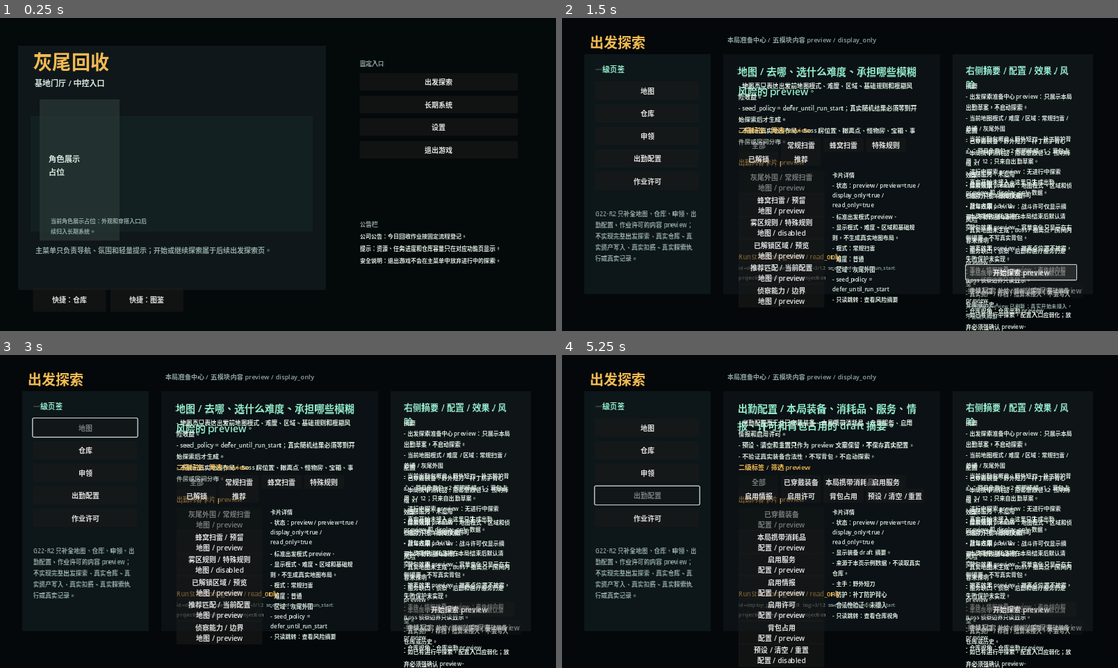
Above: before the commit, frames 1-4 (two rows, left to right).
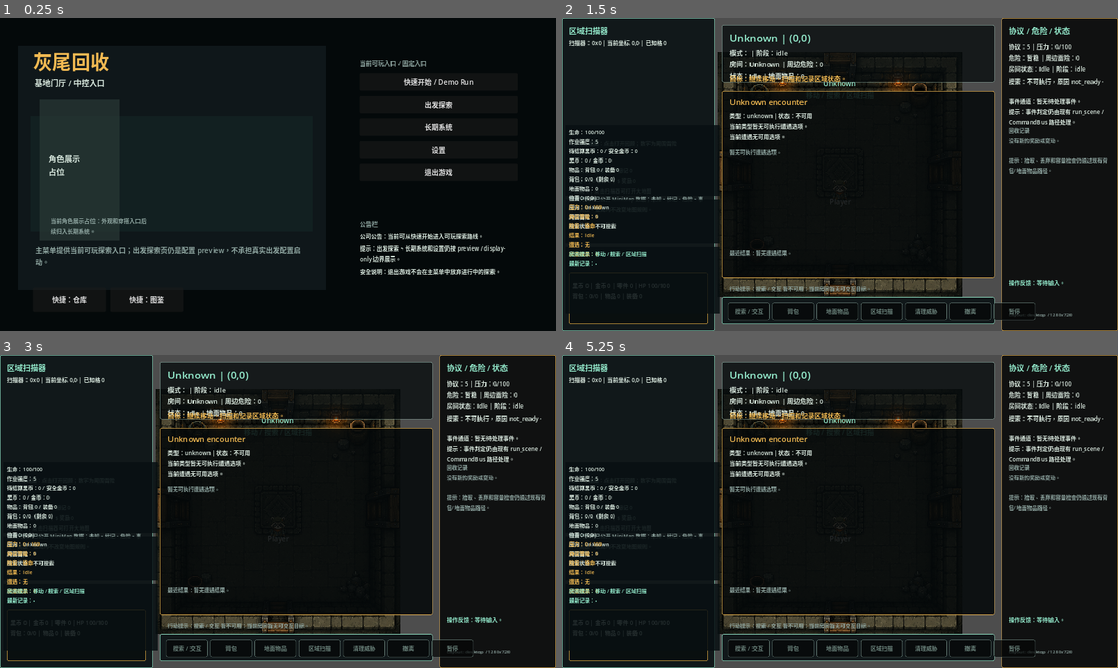
Above: after the commit, the same moments.

Repository: yanoutrageous/Game1
Game: Godot game, scene res://scenes/main/main.tscn
Same seed, same stepped clock (60 frames per second), same inputs: the game is played once before the commit and once after it.
Inputs (mouse positions are in pixels of both pictures, inside the frame that each line leads up to):
- Up to frame 1 (0.25 s): no input
- Up to frame 2 (1.5 s): click (1001, 80) at 0.5 s, where only the run after the commit has a clickable "快速开始 / Demo Run"; click (1023, 271) at 1.25 s, where only the run before the commit has a clickable "开始探索 preview"
- Up to frame 3 (3 s): click (461, 608) at 2 s, where only the run before the commit has a clickable "开始探索 preview"; click (83, 426) at 2.75 s, where only the run before the commit has a clickable "地图"
- Up to frame 4 (5.25 s): click (645, 448) at 3.5 s, where only the run before the commit has a clickable "仓库"; click (645, 473) at 4.25 s, where only the run before the commit has a clickable "申领"; click (645, 495) at 5 s, where only the run before the commit has a clickable "出勤配置"

The runs differ from the first frame. In frame 1, 2.6% of the frame differs, in the area x 6-91%, y 13-83%; in frame 2, 26%, in the area x 0-100%, y 0-100%; in frame 3, 26%; in frame 4, 26%.

Commit message:
feat(godot): stabilize UI structure and playable route

Diff:
--- a/Godot/GraytailGodot/scripts/ui/app_shell/app_shell.gd
+++ b/Godot/GraytailGodot/scripts/ui/app_shell/app_shell.gd
@@ -27,7 +27,7 @@
 	settings_page = _build_placeholder_page(
 		"SettingsPlaceholderPage",
 		"设置",
-		"设置页 route 已建立；完整设置系统后置。\n\n当前固定分辨率设置仍由既有 G13 设置链路保留，G17 不迁移偏好持久化。"
+		"当前仅为设置入口占位，完整设置系统未实现。\n\n本页不读取配置、不写入偏好、不改变分辨率。"
 	)
 	_build_exit_confirm_layer()
 	show_main()
@@ -116,7 +116,7 @@
 	_add_color_rect(page, "%sBackdrop" % page_name, Rect2(0, 0, 1280, 720), Color(0.020, 0.040, 0.048, 1.0))
 	_add_label(page, "%sTitle" % page_name, Rect2(80, 86, 620, 52), title, 34, PresentationTheme.color_for_key(&"ui.accent"))
 	_add_label(page, "%sBody" % page_name, Rect2(84, 166, 720, 180), body, 18, PresentationTheme.text_color())
-	_add_label(page, "%sBoundary" % page_name, Rect2(84, 382, 820, 110), "边界：本页目前只验证 AppShell / NavigationIntent / PageRouter 路径。具体配置、资源、长期数据和开局行为后置。", 15, PresentationTheme.color_for_key(&"ui.muted"))
+	_add_label(page, "%sBoundary" % page_name, Rect2(84, 382, 820, 110), "边界：设置入口只保留 route 占位。真实设置系统、持久化、资源配置和偏好保存后置。", 15, PresentationTheme.color_for_key(&"ui.muted"))
 	_add_button(page, "%sBackButton" % page_name, Rect2(84, 548, 180, 44), "返回主菜单", func() -> void: show_main())
 	return page
 
@@ -176,7 +176,7 @@
 
 
 func _on_deploy_start_intent_requested(_intent: Dictionary) -> void:
-	# G18-R3 keeps deploy start as a preview-only public intent.
+	# DeployPrep remains preview-only; use main menu quick start for the current playable route.
 	pass
 
 
@@ -238,6 +238,7 @@
 	label.offset_right = rect.position.x + rect.size.x
 	label.offset_bottom = rect.position.y + rect.size.y
 	label.autowrap_mode = TextServer.AUTOWRAP_WORD_SMART
+	label.clip_text = true
 	label.add_theme_color_override("font_color", color)
 	label.add_theme_font_size_override("font_size", font_size)
 	parent.add_child(label)
--- a/Godot/GraytailGodot/scripts/ui/app_shell/navigation_intent.gd
+++ b/Godot/GraytailGodot/scripts/ui/app_shell/navigation_intent.gd
@@ -59,6 +59,20 @@
 	return make(TARGET_LONG_TERM, source, long_term_payload)
 
 
+static func make_run(source: StringName = &"unknown", payload: Dictionary = {}) -> Dictionary:
+	var run_payload := {
+		"entry_id": StringName(payload.get("entry_id", &"quick_start_demo")),
+		"entry_label": String(payload.get("entry_label", "快速开始 / Demo Run")),
+		"source_page": StringName(payload.get("source_page", source)),
+		"playable_route": true,
+		"preview_only": false,
+	}
+	for key in payload.keys():
+		if not run_payload.has(key):
+			run_payload[key] = payload[key]
+	return make(TARGET_RUN, source, run_payload)
+
+
 static func target(intent: Dictionary) -> StringName:
 	return StringName(intent.get("target", TARGET_MAIN_MENU))
 
--- a/Godot/GraytailGodot/scripts/ui/deploy_prep/deploy_prep_model.gd
+++ b/Godot/GraytailGodot/scripts/ui/deploy_prep/deploy_prep_model.gd
@@ -93,7 +93,7 @@
 	return {
 		"start": {
 			"label": "开始探索 preview",
-			"tooltip": "只刷新 DeployConfig / RunStartConfig preview；真实开始探索未接入。",
+			"tooltip": "只刷新 DeployConfig / RunStartConfig preview；完整出发配置启动未接入。当前可玩探索请从主菜单快速开始进入。",
 			"disabled": run_active,
 			"preview": true,
 			"display_only": true,
--- a/Godot/GraytailGodot/scripts/ui/deploy_prep/deploy_prep_shell.gd
+++ b/Godot/GraytailGodot/scripts/ui/deploy_prep/deploy_prep_shell.gd
@@ -17,6 +17,8 @@
 var tab_body_label: Label
 var filter_heading_label: Label
 var card_heading_label: Label
+var card_scroll: ScrollContainer
+var card_list_container: VBoxContainer
 var detail_label: Label
 var summary_label: Label
 var config_label: Label
@@ -70,6 +72,8 @@
 	tab_body_label = null
 	filter_heading_label = null
 	card_heading_label = null
+	card_scroll = null
+	card_list_container = null
 	detail_label = null
 	summary_label = null
 	config_label = null
@@ -119,7 +123,19 @@
 	tab_body_label = _add_label(self, "DeployTabBody", Rect2(406, 144, 414, 92), "", 14, PresentationTheme.text_color())
 	filter_heading_label = _add_label(self, "DeployFilterHeading", Rect2(406, 246, 420, 24), "二级标签 / 筛选 preview", 15, PresentationTheme.color_for_key(&"ui.warning"))
 	card_heading_label = _add_label(self, "DeployCardHeading", Rect2(406, 320, 420, 24), "出勤内容卡片 preview", 15, PresentationTheme.color_for_key(&"ui.warning"))
-	detail_label = _add_label(self, "DeployCardDetail", Rect2(622, 350, 214, 174), "", 13, PresentationTheme.text_color())
+	card_scroll = ScrollContainer.new()
+	card_scroll.name = "DeployCardScroll"
+	card_scroll.offset_left = 406.0
+	card_scroll.offset_top = 350.0
+	card_scroll.offset_right = 604.0
+	card_scroll.offset_bottom = 520.0
+	card_scroll.clip_contents = true
+	add_child(card_scroll)
+	card_list_container = VBoxContainer.new()
+	card_list_container.name = "DeployCardList"
+	card_list_container.add_theme_constant_override("separation", 6)
+	card_scroll.add_child(card_list_container)
+	detail_label = _add_label(self, "DeployCardDetail", Rect2(622, 350, 214, 170), "", 13, PresentationTheme.text_color())
 	_add_label(self, "DeployConfigPreviewHeading", Rect2(406, 538, 390, 24), "RunStartConfig draft / read_only", 15, PresentationTheme.color_for_key(&"ui.warning"))
 	preview_label = _add_label(self, "DeployConfigPreview", Rect2(406, 566, 420, 42), "", 12, PresentationTheme.color_for_key(&"ui.muted"))
 
@@ -154,10 +170,10 @@
 	_refresh_card_buttons()
 	_refresh_detail()
 	var preview := _preview()
-	summary_label.text = _section_text("摘要", _array_from(preview, "summary"))
-	config_label.text = _section_text("配置", _array_from(preview, "config"))
-	effect_label.text = _section_text("效果", _array_from(preview, "effect"))
-	risk_label.text = _section_text("风险", _array_from(preview, "risk"))
+	summary_label.text = _section_text("摘要", _array_from(preview, "summary"), 3)
+	config_label.text = _section_text("配置", _array_from(preview, "config"), 3)
+	effect_label.text = _section_text("效果", _array_from(preview, "effect"), 3)
+	risk_label.text = _section_text("风险", _array_from(preview, "risk"), 4)
 	preview_label.text = _run_start_preview_text(DeployConfigScript.build_run_start_config(_config()))
 	_refresh_actions()
 
@@ -188,10 +204,12 @@
 func _refresh_card_buttons() -> void:
 	for button in card_buttons:
 		if button != null:
-			remove_child(button)
+			if button.get_parent() != null:
+				button.get_parent().remove_child(button)
 			button.queue_free()
 	card_buttons.clear()
-	var y := 350.0
+	if card_list_container == null:
+		return
 	var selected_card := StringName(current_model.get("selected_card", &""))
 	for raw_card in _array_from(current_model, "visible_cards"):
 		if raw_card is Dictionary:
@@ -199,10 +217,16 @@
 			var card_id := StringName(card.get("id", &""))
 			var label := "%s\n%s / %s" % [String(card.get("title", card_id)), String(card.get("category", "")), String(card.get("state", &"preview"))]
 			var captured_card := card_id
-			var button := _add_button(self, "DeployCard_%s" % String(card_id), Rect2(406, y, 198, 46), label, func() -> void: _on_card_pressed(captured_card))
+			var button := Button.new()
+			button.name = "DeployCard_%s" % String(card_id)
+			button.text = label
+			button.tooltip_text = String(card.get("summary", ""))
+			button.custom_minimum_size = Vector2(180, 44)
+			button.clip_text = true
+			button.pressed.connect(func() -> void: _on_card_pressed(captured_card))
+			card_list_container.add_child(button)
 			button.disabled = card_id == selected_card
 			card_buttons.append(button)
-			y += 52.0
 
 
 func _refresh_detail() -> void:
@@ -225,7 +249,7 @@
 	var links := _array_from(detail, "link_preview")
 	if not links.is_empty():
 		lines.append("只读跳转：%s" % _join_array(links, "无"))
-	detail_label.text = _section_text("卡片详情", lines)
+	detail_label.text = _section_text("卡片详情", lines, 6)
 
 
 func _refresh_actions() -> void:
@@ -261,7 +285,7 @@
 	var config := _config()
 	current_model["run_start_config"] = DeployConfigScript.build_run_start_config(config)
 	current_model["preview_lines"] = DeployConfigScript.build_preview_lines(config)
-	current_model["action_message"] = "开始探索 preview 已刷新；真实开始未接入，不会进入探索。"
+	current_model["action_message"] = "开始探索 preview 已刷新；完整出发配置启动未接入。请从主菜单“快速开始 / Demo Run”进入当前可玩探索。"
 	_refresh_view()
 	var intent := NavigationIntentScript.make_deploy(
 		&"deploy_prep",
@@ -310,14 +334,17 @@
 	return {}
 
 
-func _section_text(title: String, lines: Array) -> String:
-	return "%s\n%s" % [title, _lines_text(lines)]
-
-
-func _lines_text(lines: Array) -> String:
+func _section_text(title: String, lines: Array, max_lines: int = 4) -> String:
+	return "%s\n%s" % [title, _lines_text(lines, max_lines)]
+
+
+func _lines_text(lines: Array, max_lines: int = 6) -> String:
 	var parts := []
-	for line in lines:
+	var visible := lines.slice(0, max_lines)
+	for line in visible:
 		parts.append("- %s" % String(line))
+	if lines.size() > visible.size():
+		parts.append("- 还有 %d 项 preview 已收起" % (lines.size() - visible.size()))
 	return "\n".join(parts)
 
 
@@ -375,6 +402,7 @@
 	label.offset_right = rect.position.x + rect.size.x
 	label.offset_bottom = rect.position.y + rect.size.y
 	label.autowrap_mode = TextServer.AUTOWRAP_WORD_SMART
+	label.clip_text = true
 	label.add_theme_color_override("font_color", color)
 	label.add_theme_font_size_override("font_size", font_size)
 	parent.add_child(label)
--- a/Godot/GraytailGodot/scripts/ui/long_term/long_term_shell.gd
+++ b/Godot/GraytailGodot/scripts/ui/long_term/long_term_shell.gd
@@ -102,7 +102,7 @@
 	module_state_label.text = "状态：%s" % String(panel.get("state", "preview"))
 	module_body_label.text = "%s\n\n摘要：\n%s\n\n内容框架：%s" % [
 		String(panel.get("description", "")),
-		_format_dictionary(panel.get("summary", {})),
+		_format_summary_dictionary(panel.get("summary", {})),
 		_format_detail_preview(content_preview.get("detail_preview", {})),
 	]
 	module_reason_label.text = "边界：%s" % String(panel.get("reason", ""))
@@ -145,10 +145,16 @@
 
 func _format_child_groups(groups: Array) -> String:
 	var lines := []
-	for group: Dictionary in groups:
+	var visible_groups := groups.slice(0, 4)
+	for group: Dictionary in visible_groups:
 		lines.append("[%s]" % String(group.get("title", "")))
-		for item in group.get("items", []):
+		var items: Array = group.get("items", [])
+		for item in items.slice(0, 2):
 			lines.append("- %s" % String(item))
+		if items.size() > 2:
+			lines.append("- 还有 %d 项 preview" % (items.size() - 2))
+	if groups.size() > visible_groups.size():
+		lines.append("还有 %d 个二级分组已收起" % (groups.size() - visible_groups.size()))
 	return "\n".join(lines)
 
 
@@ -219,10 +225,26 @@
 	]
 
 
-func _format_dictionary(value: Variant) -> String:
+func _format_summary_dictionary(value: Variant) -> String:
 	if value is Dictionary:
-		return JSON.stringify(value, "\t")
-	return String(value)
+		var summary: Dictionary = value
+		var lines := []
+		for key in summary.keys().slice(0, 5):
+			lines.append("- %s: %s" % [_safe_display_text(key), _safe_display_text(summary.get(key, ""))])
+		if summary.size() > lines.size():
+			lines.append("- 还有 %d 项 key preview 已收起" % (summary.size() - lines.size()))
+		return "\n".join(lines)
+	return _safe_display_text(value)
+
+
+func _safe_display_text(value: Variant) -> String:
+	if value == null:
+		return "-"
+	if value is Dictionary:
+		return "Dictionary(%d)" % (value as Dictionary).size()
+	if value is Array:
+		return "Array(%d)" % (value as Array).size()
+	return str(value)
 
 
 func _clear_children() -> void:
@@ -253,6 +275,7 @@
 	label.offset_right = rect.position.x + rect.size.x
 	label.offset_bottom = rect.position.y + rect.size.y
 	label.autowrap_mode = TextServer.AUTOWRAP_WORD_SMART
+	label.clip_text = true
 	label.add_theme_color_override("font_color", color)
 	label.add_theme_font_size_override("font_size", font_size)
 	parent.add_child(label)
--- a/Godot/GraytailGodot/scripts/ui/main_menu/main_menu_model.gd
+++ b/Godot/GraytailGodot/scripts/ui/main_menu/main_menu_model.gd
@@ -8,13 +8,27 @@
 	return {
 		"title": "灰尾回收",
 		"subtitle": "基地门厅 / 中控入口",
-		"scene_hint": "主菜单只负责导航、氛围和轻量提示；开始或继续探索属于后续出发探索页。",
+		"scene_hint": "主菜单提供当前可玩探索入口；出发探索页仍是配置 preview，不承担真实出发配置启动。",
 		"role_hint": "当前角色展示占位：外观和穿搭入口后续归入长期系统。",
 		"entries": [
 			{
+				"id": &"quick_start_demo",
+				"label": "快速开始 / Demo Run",
+				"description": "进入当前可玩探索路线；复用已有 RunScene start path，不改出发配置、奖励、结算或存档规则。",
+				"target": NavigationIntentScript.TARGET_RUN,
+				"payload": {
+					"entry_id": &"quick_start_demo",
+					"entry_label": "当前可玩探索",
+					"playable_route": true,
+					"route_mode": &"demo_run",
+				},
+				"requires_confirm": false,
+				"has_badge": true,
+			},
+			{
 				"id": &"deploy",
 				"label": "出发探索",
-				"description": "进入出发探索页；开始/继续探索不在主菜单执行。",
+				"description": "进入出发探索页查看资产出勤 preview；完整出发配置启动未接入。",
 				"target": NavigationIntentScript.TARGET_DEPLOY,
 				"requires_confirm": false,
 				"has_badge": false,
@@ -45,8 +59,8 @@
 			},
 		],
 		"notices": [
-			"公司公告：今日回收作业按固定流程登记。",
-			"提示：资源、任务进度和仓库容量只在对应功能页显示。",
+			"公司公告：当前可从快速开始进入可玩探索路线。",
+			"提示：出发探索、长期系统和设置仍按 preview / display-only 边界展示。",
 			"安全说明：退出游戏不会在主菜单中放弃进行中的探索。",
 		],
 		"shortcuts": [
--- a/Godot/GraytailGodot/scripts/ui/main_menu/main_menu_shell.gd
+++ b/Godot/GraytailGodot/scripts/ui/main_menu/main_menu_shell.gd
@@ -50,7 +50,7 @@
 	panel.offset_bottom = 430.0
 	panel.add_theme_constant_override("separation", 12)
 	add_child(panel)
-	_add_section_label(panel, "固定入口")
+	_add_section_label(panel, "当前可玩入口 / 固定入口")
 	for raw_entry in _array_from(current_model, "entries"):
 		if raw_entry is Dictionary:
 			var entry: Dictionary = (raw_entry as Dictionary).duplicate(true)
@@ -107,7 +107,7 @@
 	var raw_payload: Variant = entry.get("payload", {})
 	if raw_payload is Dictionary:
 		payload = (raw_payload as Dictionary).duplicate(true)
-	var intent := NavigationIntentScript.make(
+	var intent := NavigationIntentScript.make_run(&"main_menu", payload) if target == NavigationIntentScript.TARGET_RUN else NavigationIntentScript.make(
 		target,
 		&"main_menu",
 		payload,
